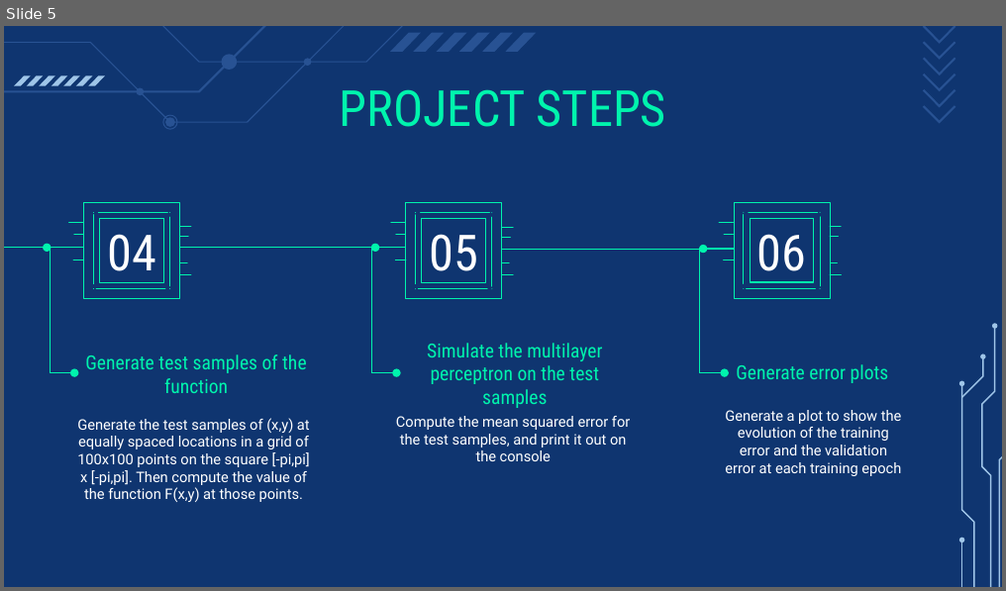
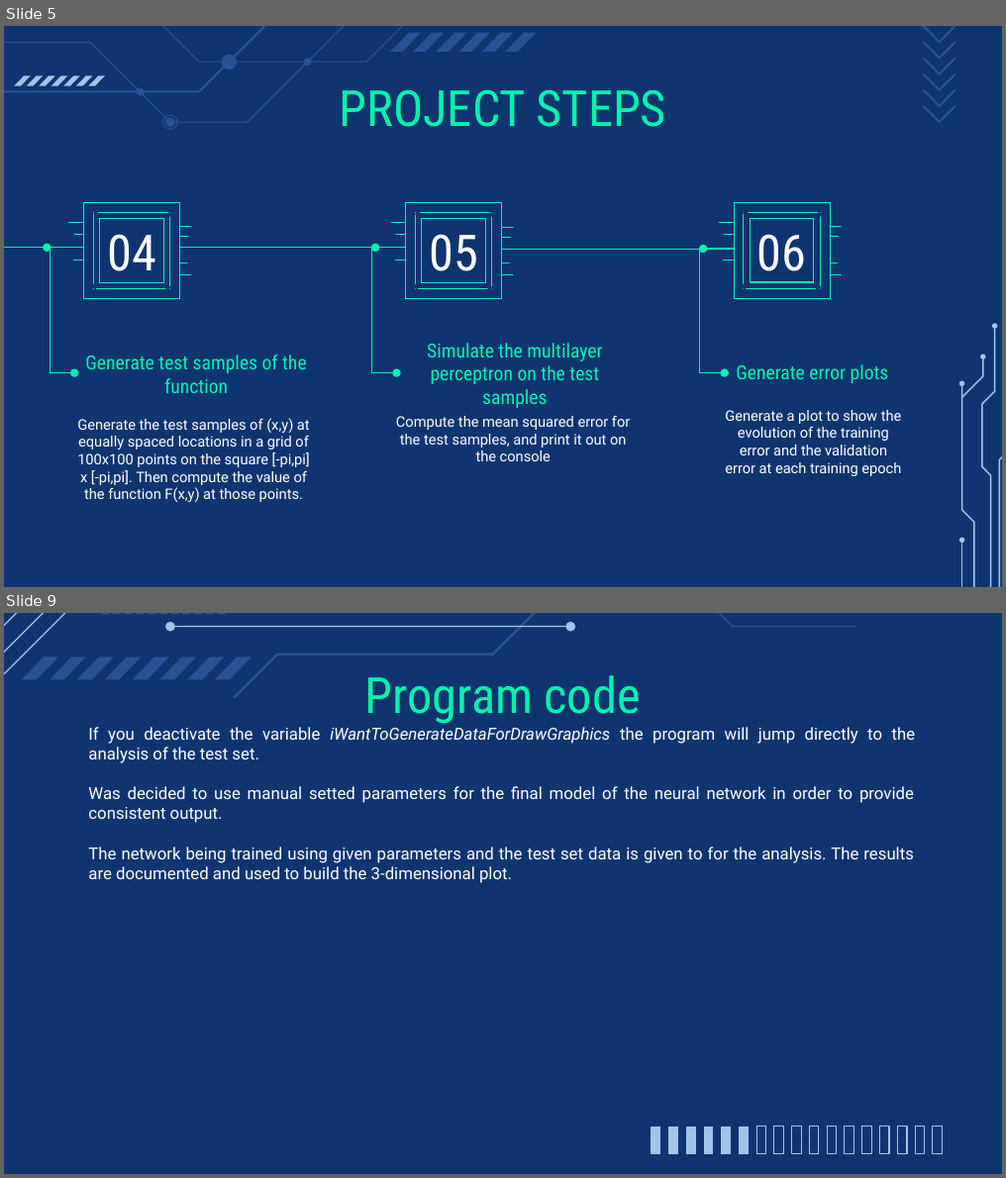
Before and after one commit to IntelligentSystemsUMAProject/LabProject01, a slide deck: Neural Networks.pptx. Shown one above the other, each under a label of ours: slide 5 before the commit, slides 5 and 9 after it; the slides between them are not shown. The pictures are 1006x591 and 1006x1178 pixels, drawn with LibreOffice and Linux fonts; fonts in the diff are those of the drawing. Boxes give left, top, right and bottom in pixels: in the first picture for what was removed or moved away, otherwise in the second. Text is boxed around its words. In the diff, an @@ line names an element or a change of style, - is before the commit and + after.

```diff
--- a/Neural Networks.pptx
+++ b/Neural Networks.pptx
@@ slide 9 added at [4,613,1002,1174], background #0F3570 @@
@@ group added at [4,613,857,699]: 27 freeform shapes @@
@@ title added at [365,675,641,724], 36 pt, text #00F4AD @@
+Program code
@@ text added at [88,727,916,883], 12 pt, text #FFFFFF @@
+If you deactivate the variable iWantToGenerateDataForDrawGraphics the program will jump directly to the analysis of the test set.
+Was decided to use manual setted parameters for the final model of the neural network in order to provide consistent output.
+The network being trained using given parameters and the test set data is given to for the analysis. The results are documented and used to build the 3-dimensional plot.
@@ group added at [650,1127,943,1154]: 17 freeform shapes @@
```
Also in this commit, not shown: 6 slides changed, 3 other slides added, 1 slide removed.
